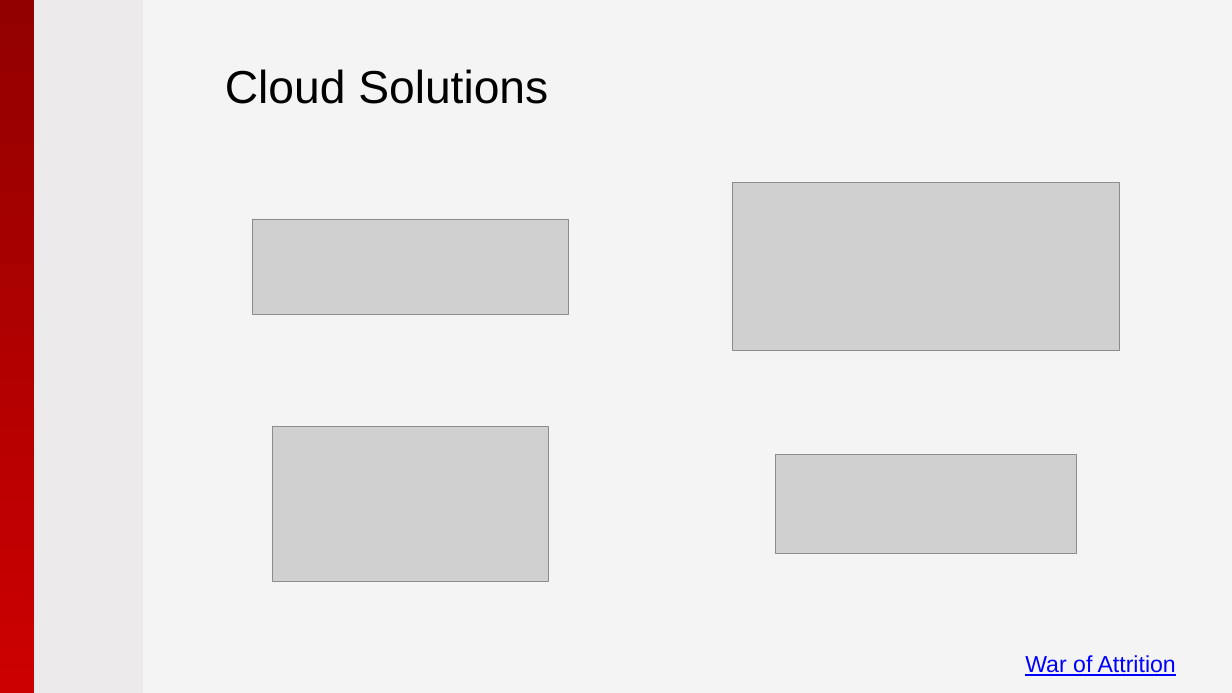
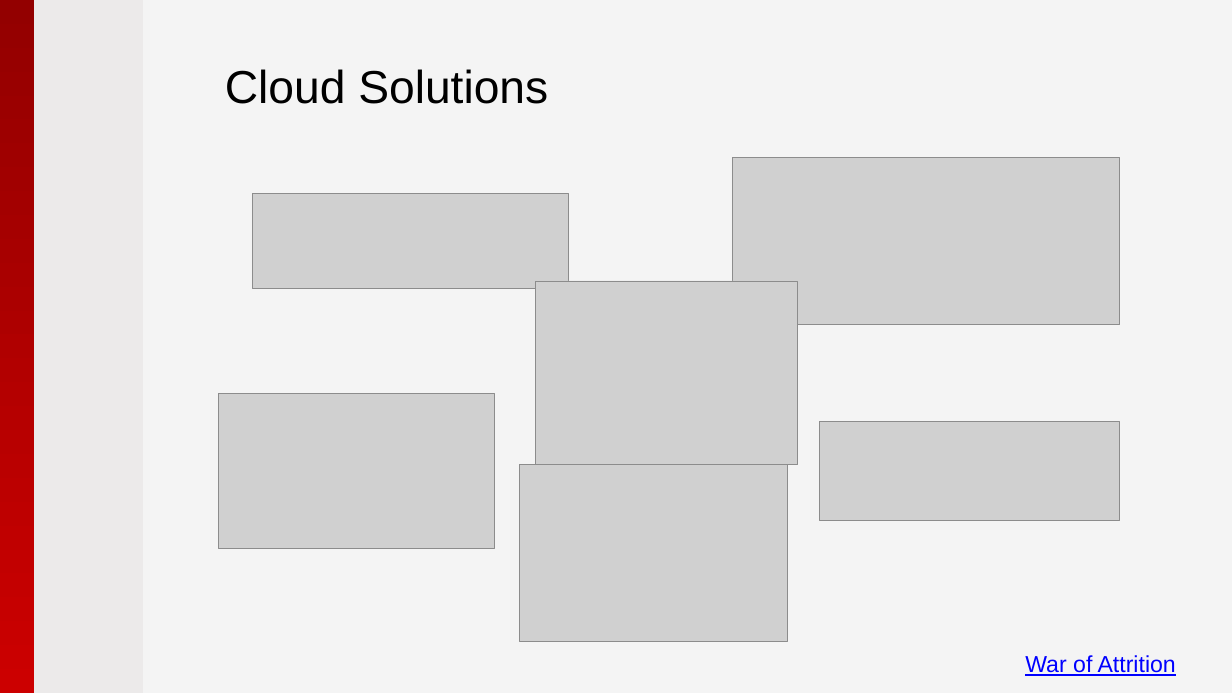
Before and after one commit to pryabov/Hackathon-2015, a slide deck: slide 6 of Presentation/2015 - Microsoft Azure.pptx. Drawn at 1232x693 pixels with LibreOffice and Linux fonts; fonts in the diff are those of the drawing; grey boxes stand for pictures; background and template pictures are left out. Boxes give left, top, right and bottom in pixels: in the first picture for what was removed or moved away, otherwise in the second. Text is boxed around its words. In the diff, an @@ line names an element or a change of style, - is before the commit and + after.

```diff
--- a/Presentation/2015 - Microsoft Azure.pptx
+++ b/Presentation/2015 - Microsoft Azure.pptx
@@ picture: place and size @@
-picture at bbox=[733, 183, 1120, 350]
+picture at bbox=[733, 157, 1120, 324]
@@ picture: place and size @@
-picture at bbox=[252, 219, 568, 314]
+picture at bbox=[252, 193, 568, 288]
@@ picture added at bbox=[536, 281, 799, 465] @@
@@ picture: place and size @@
-picture at bbox=[272, 427, 548, 582]
+picture at bbox=[218, 394, 494, 549]
@@ picture: place and size @@
-picture at bbox=[776, 455, 1077, 554]
+picture at bbox=[820, 421, 1120, 520]
@@ picture added at bbox=[519, 465, 787, 641] @@
```
Also in this commit, not shown: 4 other slides changed, 3 other files.
